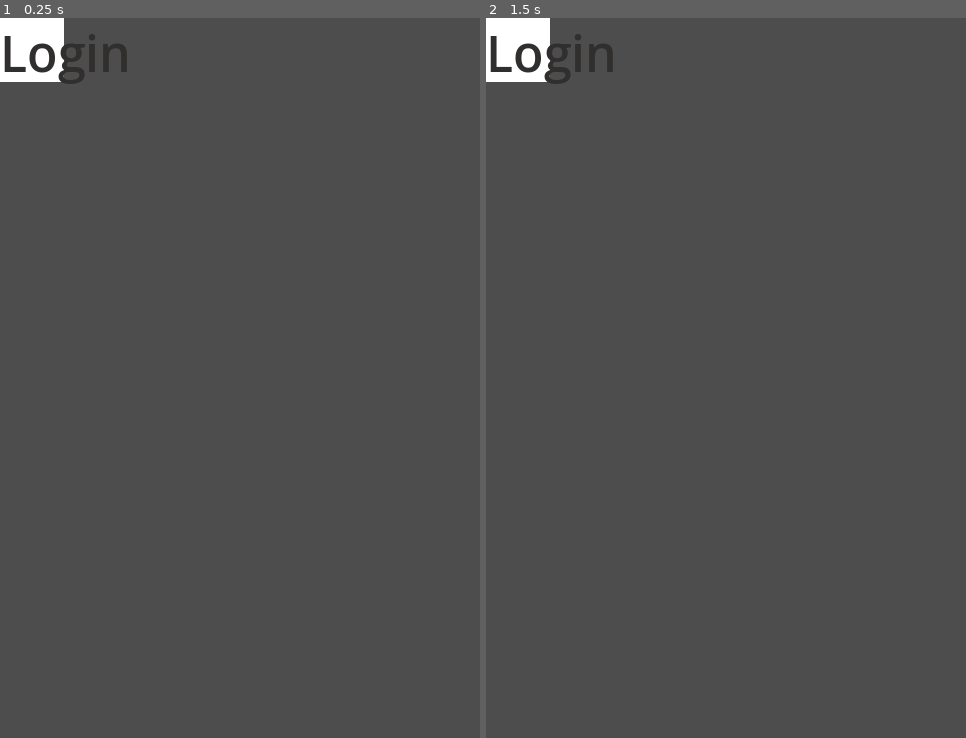
Above: before the commit, frames 1-2 (left to right).
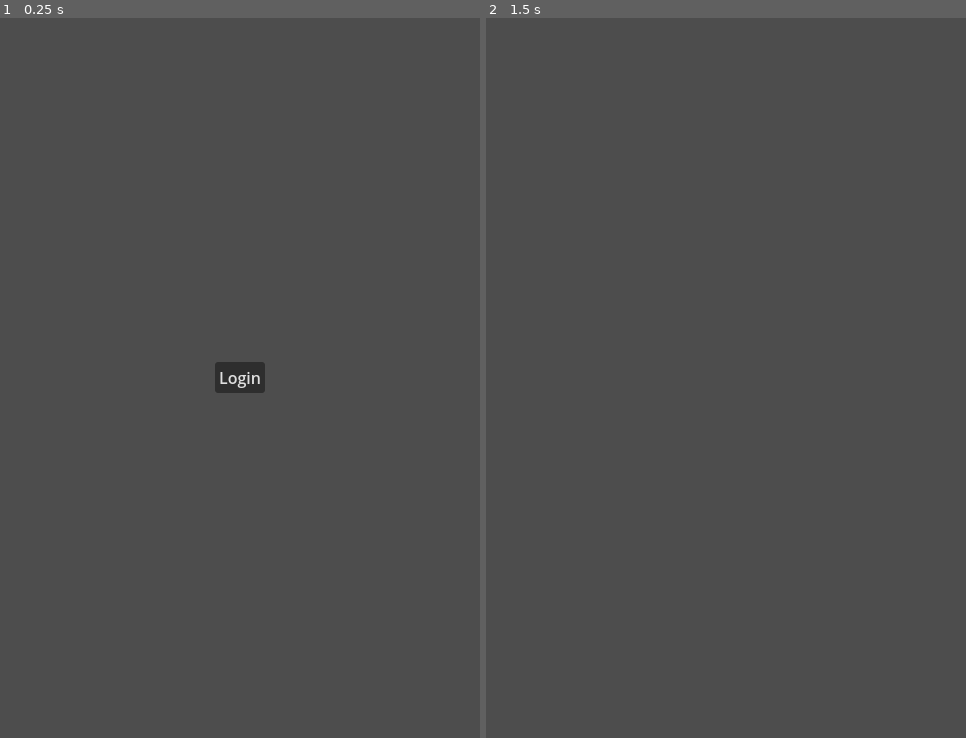
Above: after the commit, the same moments.

Repository: TebelR/devClubHack2025
Game: Godot game, scene res://main.tscn
Two runs of this game, one before a commit and one after it. Both use one fixed random seed, a clock stepped at 60 frames per second and the inputs below.
Inputs (mouse positions are in pixels of both pictures, inside the frame that each line leads up to):
- Up to frame 1 (0.25 s): no input
- Up to frame 2 (1.5 s): click (726, 378) at 0.5 s, where only the run after the commit has a clickable "Login"; tap Enter at 1.25 s; hold Right (ui_right) from 1.28 s (still down)

The runs differ from the first frame. In frame 1, 1.9% of the frame differs, in the area x 0-56%, y 0-53%; in frame 2, 1.5%.
Error before the commit: Attempt to call function 'play' in base 'null instance' on a null instance. (res://Characters/player.gd:20)

Commit message:
Added login button and scene switching

Diff:
--- /dev/null
+++ b/button.gd
@@ -0,0 +1,5 @@
+extends Button
+
+func _pressed() -> void:
+	var main = get_node("/root/Main")
+	main.proceedToScene("eng_main_scene")
--- a/main.gd
+++ b/main.gd
@@ -1,5 +1,6 @@
 extends Node2D
 
+var current_scene = null
 
 # Called when the node enters the scene tree for the first time.
 func _ready() -> void:
@@ -7,7 +8,8 @@
 		set_portrait_mode()#in the case if a phone running this app
 	else:
 		set_landscape_mode()#In the case of a PC running this app
-	proceedToScene("MenuScene")
+	proceedToScene("menu_scene")
+
 
 
 
@@ -25,8 +27,15 @@
 
 
 
-func proceedToScene(scene):
-	load("res://" + scene + ".tscn")
+#this is the most simple loading/unloading of scenes.
+#If a scene has a player inside of it, additional resource management is needed to remove the player and stuff
+func proceedToScene(scene_name: String):
+	if current_scene:
+		current_scene.queue_free()
+
+	var new_scene = load("res://" + scene_name + ".tscn").instantiate()
+	add_child(new_scene)
+	current_scene = new_scene
 
 
 
--- a/main.tscn
+++ b/main.tscn
@@ -5,24 +5,34 @@
 [ext_resource type="PackedScene" uid="uid://cgi43st45eis7" path="res://eng_base_scene.tscn" id="3_2t33b"]
 [ext_resource type="PackedScene" uid="uid://bcj1nxrm6q5ij" path="res://eng_2_nd_scene.tscn" id="4_3psog"]
 [ext_resource type="PackedScene" uid="uid://s7rvws4dd7pl" path="res://menu_scene.tscn" id="5_ptqdi"]
-[ext_resource type="Script" path="res://Characters/player.gd" id="5_quv37"]
+[ext_resource type="PackedScene" uid="uid://lp7l0o2ym040" path="res://Characters/player.tscn" id="6_5h2f8"]
 
 [node name="Main" type="Node2D"]
 script = ExtResource("1_8vgao")
 
 [node name="Eng_Main_Scene" parent="." instance=ExtResource("2_0yow5")]
+visible = false
 
 [node name="Eng_Base_Scene" parent="." instance=ExtResource("3_2t33b")]
+visible = false
 
 [node name="Eng_2nd_Scene" parent="." instance=ExtResource("4_3psog")]
-
-[node name="Player" type="CharacterBody2D" parent="."]
-script = ExtResource("5_quv37")
+visible = false
 
 [node name="UI" type="Control" parent="."]
+visible = false
 layout_mode = 3
 anchors_preset = 0
 offset_right = 40.0
 offset_bottom = 40.0
 
 [node name="MenuScene" parent="." instance=ExtResource("5_ptqdi")]
+visible = false
+anchors_preset = 15
+anchor_left = 0.0
+anchor_top = 0.0
+anchor_right = 1.0
+anchor_bottom = 1.0
+
+[node name="Player" parent="." instance=ExtResource("6_5h2f8")]
+visible = false
--- a/menu_scene.gd
+++ b/menu_scene.gd
@@ -3,7 +3,8 @@
 
 # Called when the node enters the scene tree for the first time.
 func _ready() -> void:
-	pass # Replace with function body.
+	var viewport_size = get_viewport_rect().size
+	self.set_size(viewport_size)
 
 
 # Called every frame. 'delta' is the elapsed time since the previous frame.
--- a/menu_scene.tscn
+++ b/menu_scene.tscn
@@ -1,51 +1,23 @@
-[gd_scene load_steps=6 format=3 uid="uid://s7rvws4dd7pl"]
+[gd_scene load_steps=3 format=3 uid="uid://s7rvws4dd7pl"]
 
 [ext_resource type="Script" path="res://menu_scene.gd" id="1_nrqve"]
-
-[sub_resource type="Gradient" id="Gradient_mps3a"]
-offsets = PackedFloat32Array(1)
-colors = PackedColorArray(1, 1, 1, 1)
-
-[sub_resource type="GradientTexture2D" id="GradientTexture2D_fllgj"]
-gradient = SubResource("Gradient_mps3a")
-
-[sub_resource type="RectangleShape2D" id="RectangleShape2D_rwo7q"]
-
-[sub_resource type="LabelSettings" id="LabelSettings_ijaiw"]
-font_size = 50
-font_color = Color(0.193662, 0.180123, 0.179274, 1)
+[ext_resource type="Script" path="res://button.gd" id="2_v116c"]
 
 [node name="MenuScene" type="Control"]
 layout_mode = 3
-anchors_preset = 8
-anchor_left = 0.5
-anchor_top = 0.5
-anchor_right = 0.5
-anchor_bottom = 0.5
-grow_horizontal = 2
-grow_vertical = 2
+anchors_preset = 0
 script = ExtResource("1_nrqve")
 
-[node name="LoginContainer" type="BoxContainer" parent="."]
+[node name="MenuContainer" type="CenterContainer" parent="."]
 layout_mode = 1
 anchors_preset = 15
 anchor_right = 1.0
 anchor_bottom = 1.0
 grow_horizontal = 2
 grow_vertical = 2
-alignment = 1
 metadata/_edit_use_anchors_ = true
 
-[node name="TouchScreenButton" type="TouchScreenButton" parent="LoginContainer"]
-texture_normal = SubResource("GradientTexture2D_fllgj")
-shape = SubResource("RectangleShape2D_rwo7q")
-
-[node name="MarginContainer" type="MarginContainer" parent="LoginContainer/TouchScreenButton"]
-offset_right = 40.0
-offset_bottom = 40.0
-
-[node name="Label" type="Label" parent="LoginContainer/TouchScreenButton/MarginContainer"]
-clip_contents = true
+[node name="Button" type="Button" parent="MenuContainer"]
 layout_mode = 2
 text = "Login"
-label_settings = SubResource("LabelSettings_ijaiw")
+script = ExtResource("2_v116c")
